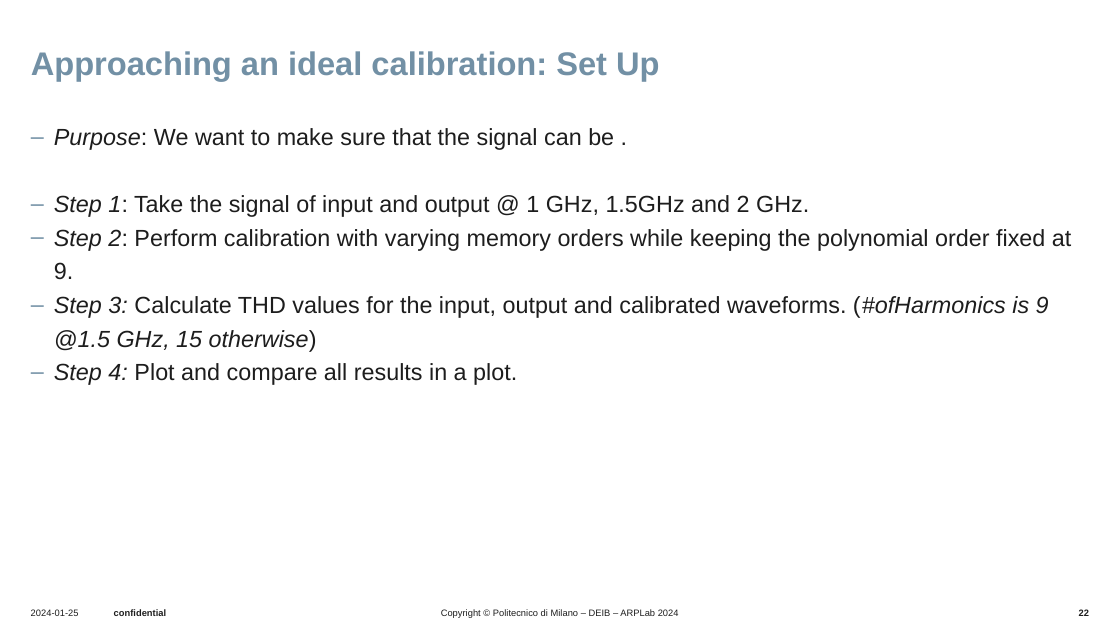
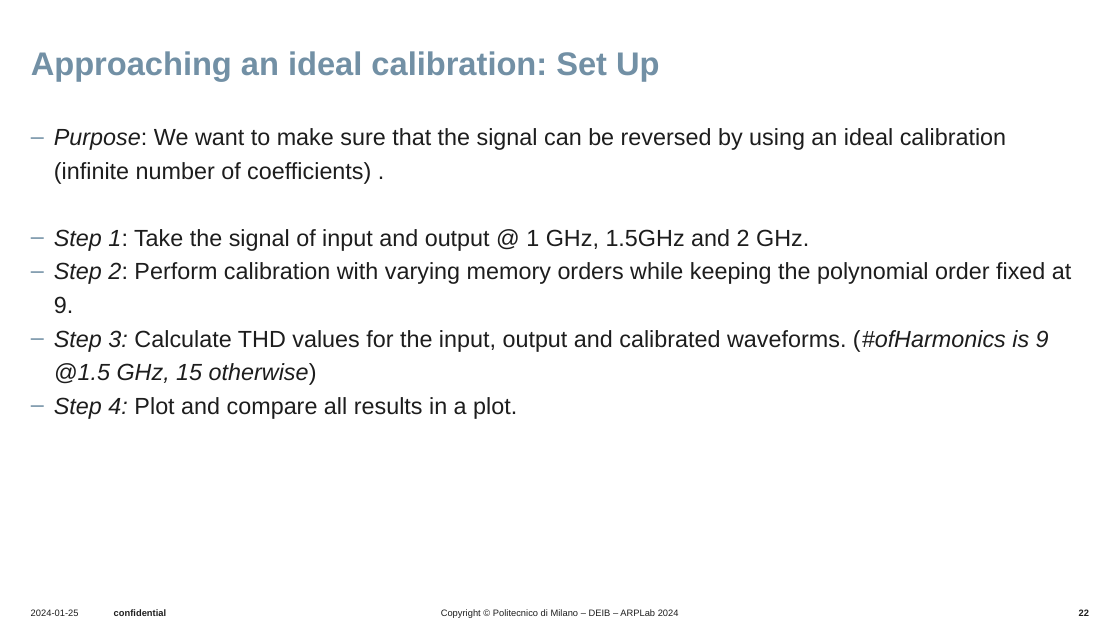
Before and after one commit to UseProxy305/thesisWork, a slide deck: slide 22 of Presentations/presentation5_4_sep/20250904_bi.pptx. Drawn at 1120x630 pixels with LibreOffice and Linux fonts; fonts in the diff are those of the drawing; background and template pictures are left out. Boxes give left, top, right and bottom in pixels: in the first picture for what was removed or moved away, otherwise in the second. Text is boxed around its words. In the diff, an @@ line names an element or a change of style, - is before the commit and + after.

```diff
--- a/Presentations/presentation5_4_sep/20250904_bi.pptx
+++ b/Presentations/presentation5_4_sep/20250904_bi.pptx
@@ text at [54, 128, 1006, 184]: text changed @@
-‒ Purpose: We want to make sure that the signal can be .
+‒ Purpose: We want to make sure that the signal can be reversed by using an ideal calibration (infinite number of coefficients) .
```
Also in this commit, not shown: 4 other slides changed.
